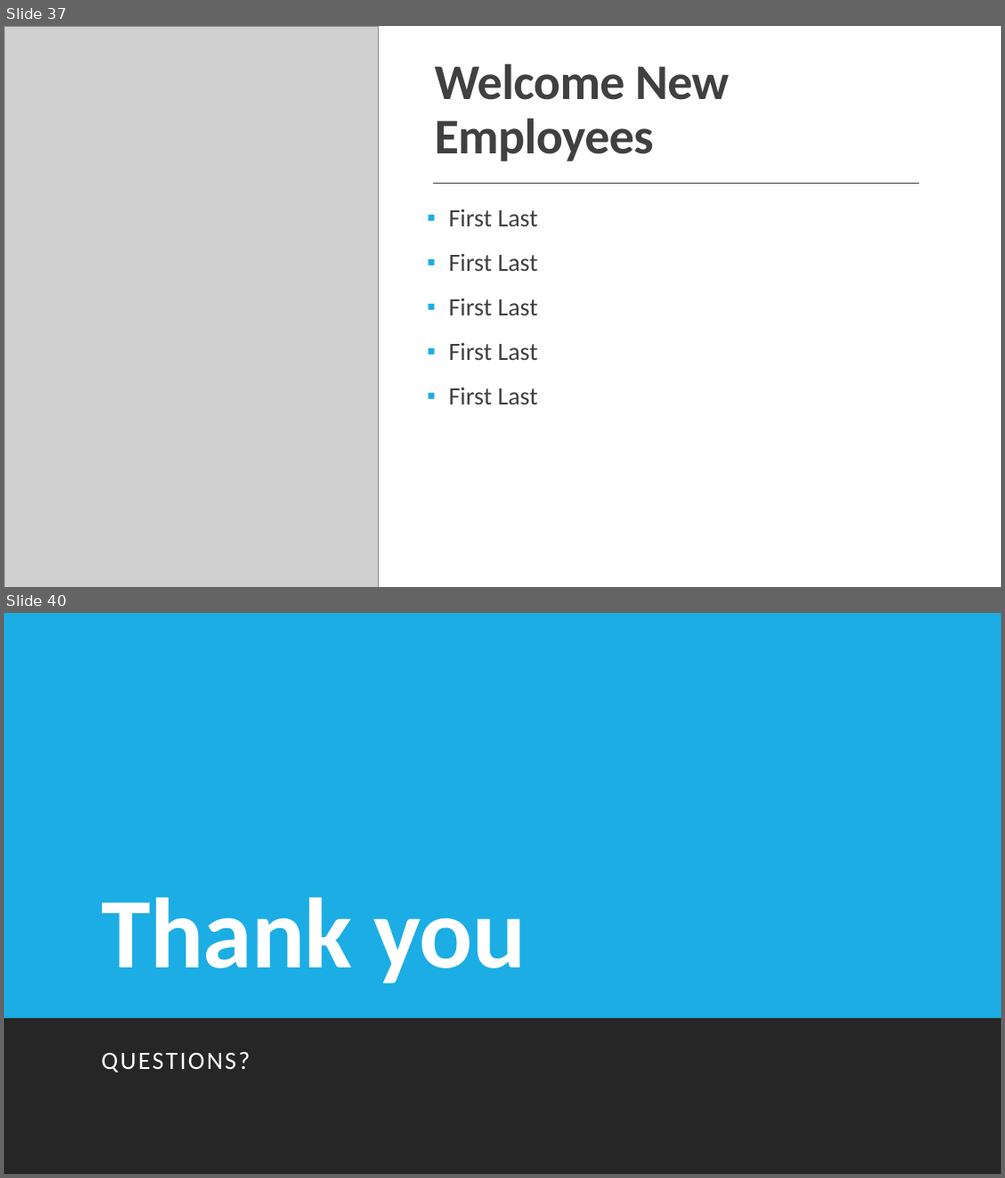
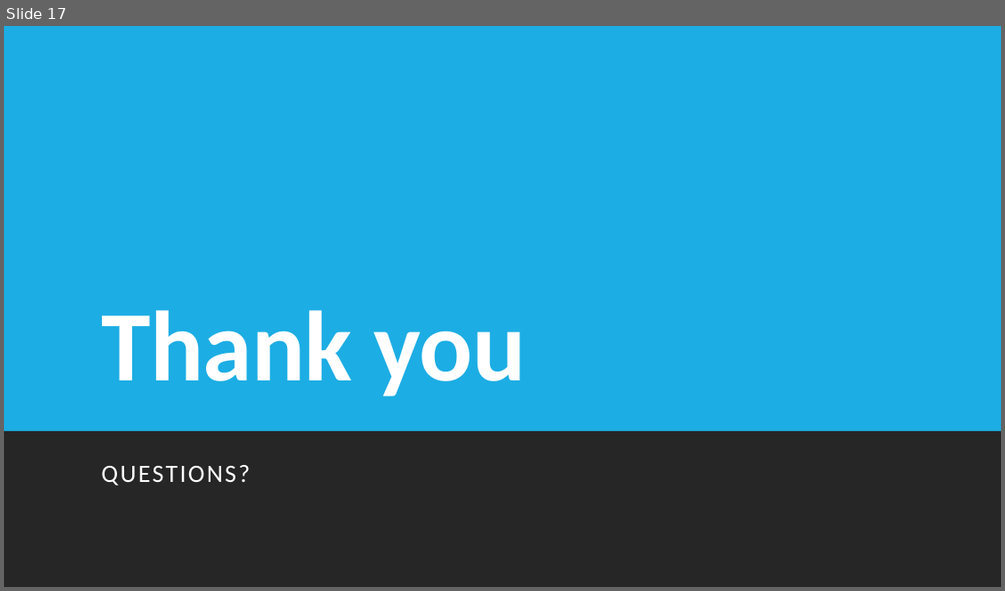
Before and after one commit to Arik096/project, a slide deck: book/puja.pptx. Shown one above the other, each under a label of ours: slides 37 and 40 before the commit, slide 17 after it; the slides between them are not shown. The pictures are 1005x1178 and 1005x591 pixels, drawn with LibreOffice and Linux fonts; fonts in the diff are those of the drawing; grey boxes stand for pictures. Boxes give left, top, right and bottom in pixels: in the first picture for what was removed or moved away, otherwise in the second. Text is boxed around its words. In the diff, an @@ line names an element or a change of style, - is before the commit and + after.

```diff
--- a/book/puja.pptx
+++ b/book/puja.pptx
@@ slide 37 removed at <box>4,26,1001,587</box>, background #FFFFFF @@
@@ rectangle removed at <box>4,26,1001,587</box> @@
@@ picture removed at <box>4,26,379,587</box> @@
@@ parallelogram removed at <box>614,26,847,587</box> @@
@@ title removed at <box>435,63,728,161</box> @@
-Welcome New Employees
@@ line removed from (432, 183) to (919, 183) @@
@@ text removed at <box>449,209,538,404</box> @@
-▪ First Last
-▪ First Last
-▪ First Last
-▪ First Last
-▪ First Last
@@ rectangle removed at <box>4,549,1001,587</box> @@
@@ what was slide 40 is now slide 17 @@
```
Also in this commit, not shown: 1 slide changed, 1 slide added, 23 other slides removed.
